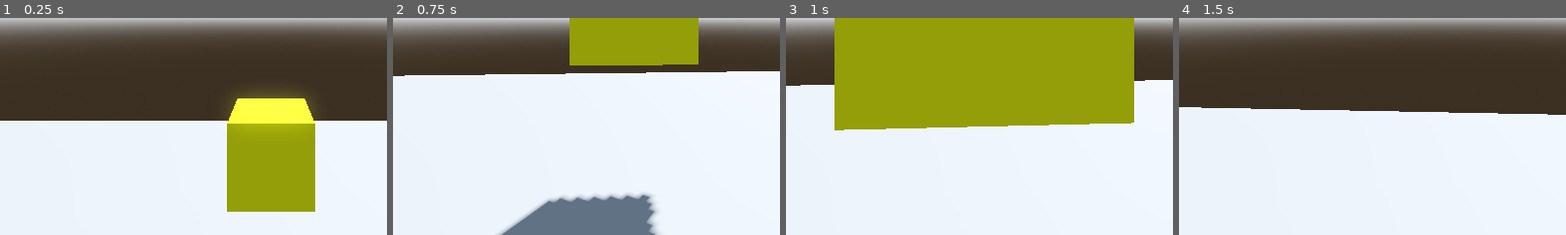
Above: before the commit, frames 1-4 (left to right).
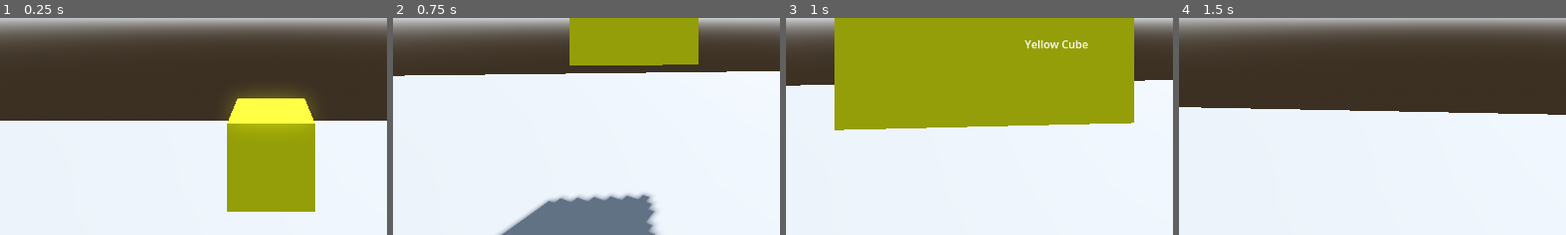
Above: after the commit, the same moments.

Repository: veradesrt/Sreamjam2025
Game: Godot game, scene res://scenes/maps/main.tscn
The game is run twice, just before and just after one commit, with the same random seed, the same clock (stepped at 60 frames per second) and the same inputs.
Inputs (mouse positions are % of the whole screen's width and height, from its top left):
- Up to frame 1 (0.25 s): no input
- Up to frame 2 (0.75 s): tap Enter (enter) at 0.5, 0.6 s; move the mouse to (55, 50) at 0.52 s; hold W (forward) from 0.53 s (still down)
- Up to frame 3 (1 s): keep holding W (forward)
- Up to frame 4 (1.5 s): keep holding W (forward); move the mouse to (45, 50) at 1.27 s; tap Enter (enter) at 1.35 s
The pictures show only the part of the screen within x 15-65%, y 50-100%; the shares and areas given below are measured in that part.

Frames 1-2 are identical in both runs. In frame 3, 0.4% of the frame differs, in the area x 61-79%, y 10-15%; in frame 4, nothing differs.

Commit message:
improving InteractionDetector

Diff:
--- a/scenes/interactable/interact_detector._scenetscn.tscn
+++ b/scenes/interactable/interact_detector._scenetscn.tscn
@@ -1,6 +1,8 @@
-[gd_scene load_steps=2 format=3 uid="uid://d0aj0u6tpefpb"]
+[gd_scene load_steps=3 format=3 uid="uid://d0aj0u6tpefpb"]
 
 [ext_resource type="Script" uid="uid://dx0j1fqdtxe0u" path="res://scripts/interactable/InteractDetector.gd" id="1_h6yev"]
+
+[sub_resource type="StyleBoxEmpty" id="StyleBoxEmpty_h6yev"]
 
 [node name="InteractDetector" type="Node3D"]
 script = ExtResource("1_h6yev")
@@ -10,3 +12,45 @@
 collision_mask = 8
 collide_with_areas = true
 collide_with_bodies = false
+
+[node name="Control" type="Control" parent="."]
+layout_mode = 3
+anchors_preset = 15
+anchor_right = 1.0
+anchor_bottom = 1.0
+grow_horizontal = 2
+grow_vertical = 2
+
+[node name="CenterContainer" type="CenterContainer" parent="Control"]
+layout_mode = 1
+anchors_preset = 15
+anchor_right = 1.0
+anchor_bottom = 1.0
+grow_horizontal = 2
+grow_vertical = 2
+
+[node name="VBoxContainer" type="VBoxContainer" parent="Control/CenterContainer"]
+layout_mode = 2
+
+[node name="HSeparator" type="HSeparator" parent="Control/CenterContainer/VBoxContainer"]
+layout_mode = 2
+theme_override_constants/separation = 16
+theme_override_styles/separator = SubResource("StyleBoxEmpty_h6yev")
+
+[node name="HSeparator3" type="HSeparator" parent="Control/CenterContainer/VBoxContainer"]
+layout_mode = 2
+theme_override_constants/separation = 16
+theme_override_styles/separator = SubResource("StyleBoxEmpty_h6yev")
+
+[node name="HSeparator4" type="HSeparator" parent="Control/CenterContainer/VBoxContainer"]
+layout_mode = 2
+theme_override_constants/separation = 16
+theme_override_styles/separator = SubResource("StyleBoxEmpty_h6yev")
+
+[node name="HSeparator2" type="HSeparator" parent="Control/CenterContainer/VBoxContainer"]
+layout_mode = 2
+theme_override_constants/separation = 16
+theme_override_styles/separator = SubResource("StyleBoxEmpty_h6yev")
+
+[node name="Label" type="Label" parent="Control/CenterContainer/VBoxContainer"]
+layout_mode = 2
--- a/scenes/maps/main.tscn
+++ b/scenes/maps/main.tscn
@@ -27,7 +27,7 @@
 albedo_color = Color(1, 1, 0, 1)
 
 [sub_resource type="BoxShape3D" id="BoxShape3D_2avkh"]
-size = Vector3(1, 1, 1.2969971)
+size = Vector3(1, 1, 0.9970093)
 
 [node name="main" type="Node3D"]
 
@@ -57,16 +57,17 @@
 [node name="CollisionShape3D" parent="trigger" index="0"]
 shape = SubResource("BoxShape3D_6hyye")
 
-[node name="CSGBox3D" type="CSGBox3D" parent="."]
+[node name="InteractableTest" type="CSGBox3D" parent="."]
 transform = Transform3D(1, 0, 0, 0, 1, 0, 0, 0, 1, 0, 2.2781496, -4.128669)
 material_override = SubResource("StandardMaterial3D_gx8es")
 
-[node name="InteractableNode" type="Area3D" parent="CSGBox3D"]
+[node name="InteractableNode" type="Area3D" parent="InteractableTest"]
 script = ExtResource("3_6hyye")
+interactable_name = "Yellow Cube"
 metadata/_custom_type_script = "uid://5vol0c1sctto"
 
-[node name="CollisionShape3D" type="CollisionShape3D" parent="CSGBox3D/InteractableNode"]
-transform = Transform3D(1, 0, 0, 0, 1, 0, 0, 0, 1, 0, 0, 0.14849854)
+[node name="CollisionShape3D" type="CollisionShape3D" parent="InteractableTest/InteractableNode"]
+transform = Transform3D(1, 0, 0, 0, 1, 0, 0, 0, 1, 0, 0, -0.0014953613)
 shape = SubResource("BoxShape3D_2avkh")
 
 [editable path="trigger"]
--- a/scenes/player/player.tscn
+++ b/scenes/player/player.tscn
@@ -18,11 +18,12 @@
 [node name="Camera3D" type="Camera3D" parent="head"]
 transform = Transform3D(1, 0, 0, 0, 1, 0, 0, 0, 1, 0, -0.035546303, -0.040180802)
 
+[node name="InteractDetector" parent="head" instance=ExtResource("2_dovo2")]
+transform = Transform3D(-4.371139e-08, 0, 1, 0, 1, 0, -1, 0, -4.371139e-08, 0, -0.037, -0.1)
+enable_show_name = true
+
 [node name="ground_check" type="RayCast3D" parent="."]
 transform = Transform3D(1, 0, 0, 0, 1, 0, 0, 0, 1, 0, -0.88001686, 0)
 
 [node name="footsteps_player" type="AudioStreamPlayer3D" parent="."]
 transform = Transform3D(1, 0, 0, 0, 1, 0, 0, 0, 1, 0, -0.9045267, 0)
-
-[node name="InteractDetector" parent="." instance=ExtResource("2_dovo2")]
-transform = Transform3D(-4.371139e-08, 0, 1, 0, 1, 0, -1, 0, -4.371139e-08, 0, 0.7856252, 0)
--- a/scripts/interactable/InteractDetector.gd
+++ b/scripts/interactable/InteractDetector.gd
@@ -1,7 +1,13 @@
 class_name InteractDetector
 extends Node3D
 
+
+@export var enable_show_name : bool = false
+@export var raycast_scale : float = 1.0
+
+
 @onready var ray_cast: RayCast3D = $RayCast3D
+@onready var label_name: Label = $Control/CenterContainer/VBoxContainer/Label
 
 var current_interactable_node : InteractableNode
 
@@ -10,6 +16,9 @@
 
 var current_state_touching : bool = false
 var previous_state_touching : bool = false
+
+func _ready() -> void:
+	ray_cast.target_position.x = raycast_scale
 
 func _process(delta: float) -> void:
 
@@ -28,6 +37,12 @@
 			not_touching.emit()
 			current_interactable_node.out_of_contact.emit()
 			current_interactable_node = null
+			label_name.hide()
+
+		if(current_state_touching and enable_show_name):
+			label_name.text = current_interactable_node.interactable_name
+			label_name.show()
+
 		previous_state_touching = current_state_touching
 
 	if(Input.is_action_just_pressed("enter") and current_state_touching):
--- a/scripts/interactable/InteractableNode.gd
+++ b/scripts/interactable/InteractableNode.gd
@@ -2,6 +2,7 @@
 extends Area3D
 
 @export var is_on : bool = true
+@export var interactable_name : String = "Object"
 
 signal interact()
 signal on_contact()
